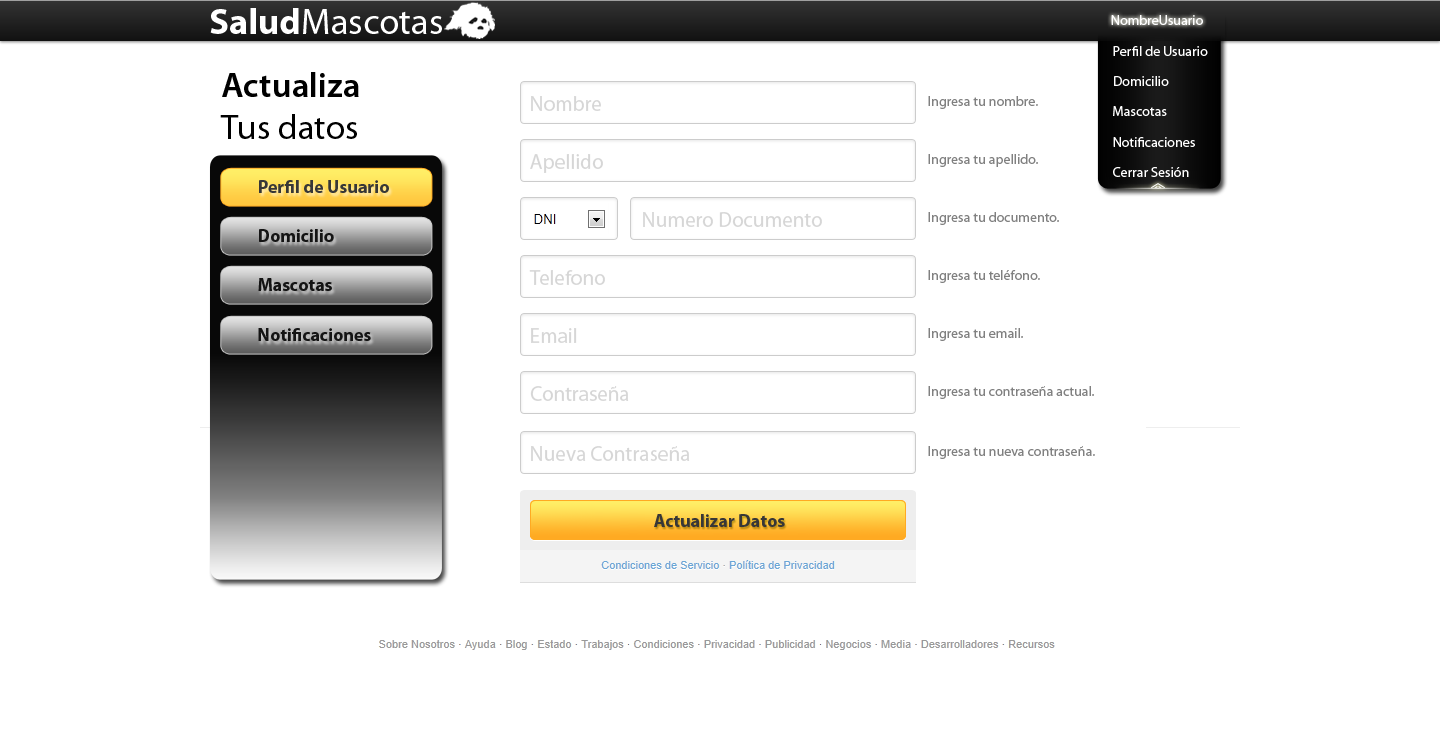
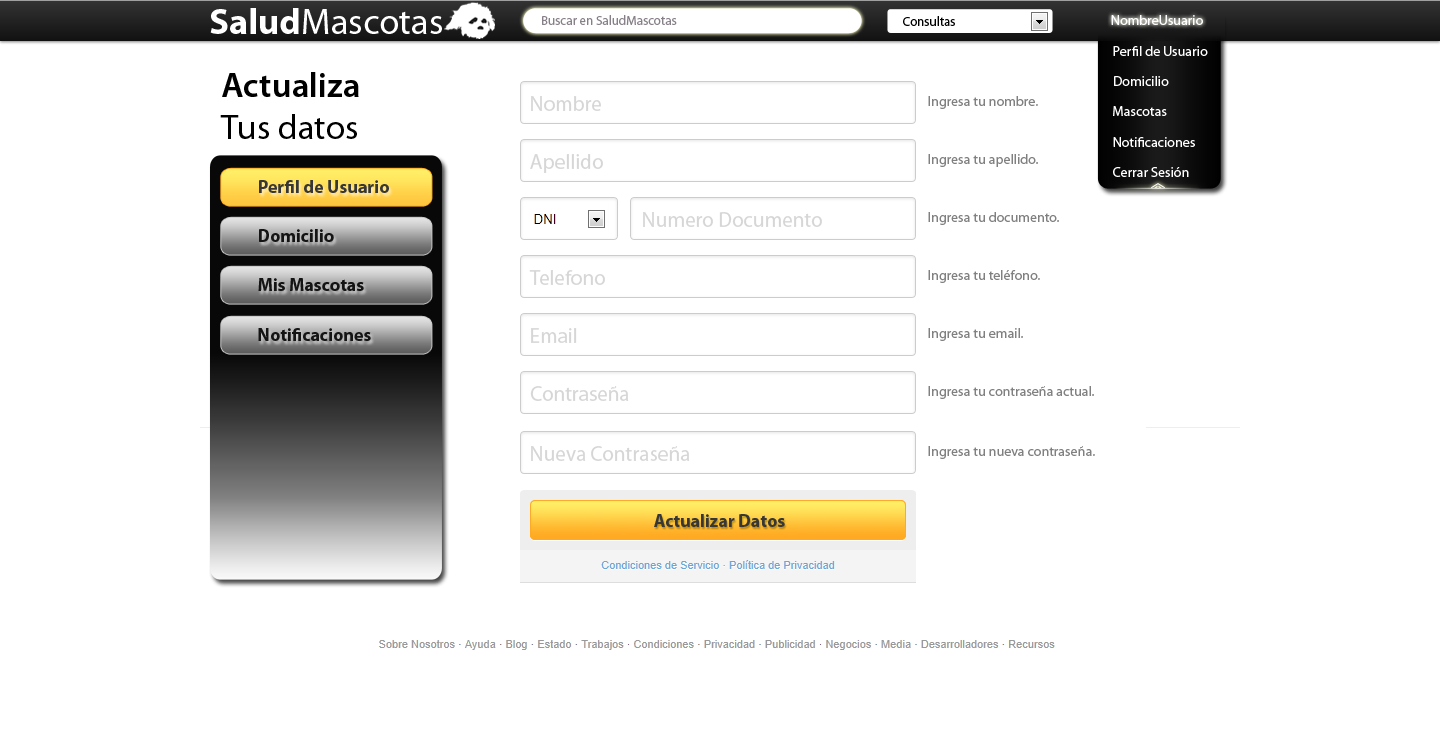
Comparing the layer stacks of the two 1440 × 750 images. Changes:
added group "buscador" with 29 layers above "menu_flotante" over 273, 4, 1053, 296
added group "categoria" with 3 layers in group "buscador" over 887, 9, 1053, 33
added layer "Consultas" (3rd of 3, in "buscador" › "categoria") in group "categoria" over 903, 16, 955, 26
added layer "drop_boton_select" in group "categoria" over 1031, 12, 1048, 31
added layer "cuadro_select" in group "categoria" over 887, 9, 1053, 33
added group "txt_busqueda" with 2 layers in group "buscador" over 523, 8, 862, 34
added layer "Buscar en SaludMascotas" in group "txt_busqueda" over 542, 15, 677, 25
added layer "recuadro" (2nd of 2, in "buscador" › "txt_busqueda") in group "txt_busqueda" over 523, 8, 862, 34
painted on "label" (3rd of 11, in "menu_lateral" › "Mascotas") over 273, 278, 364, 291
